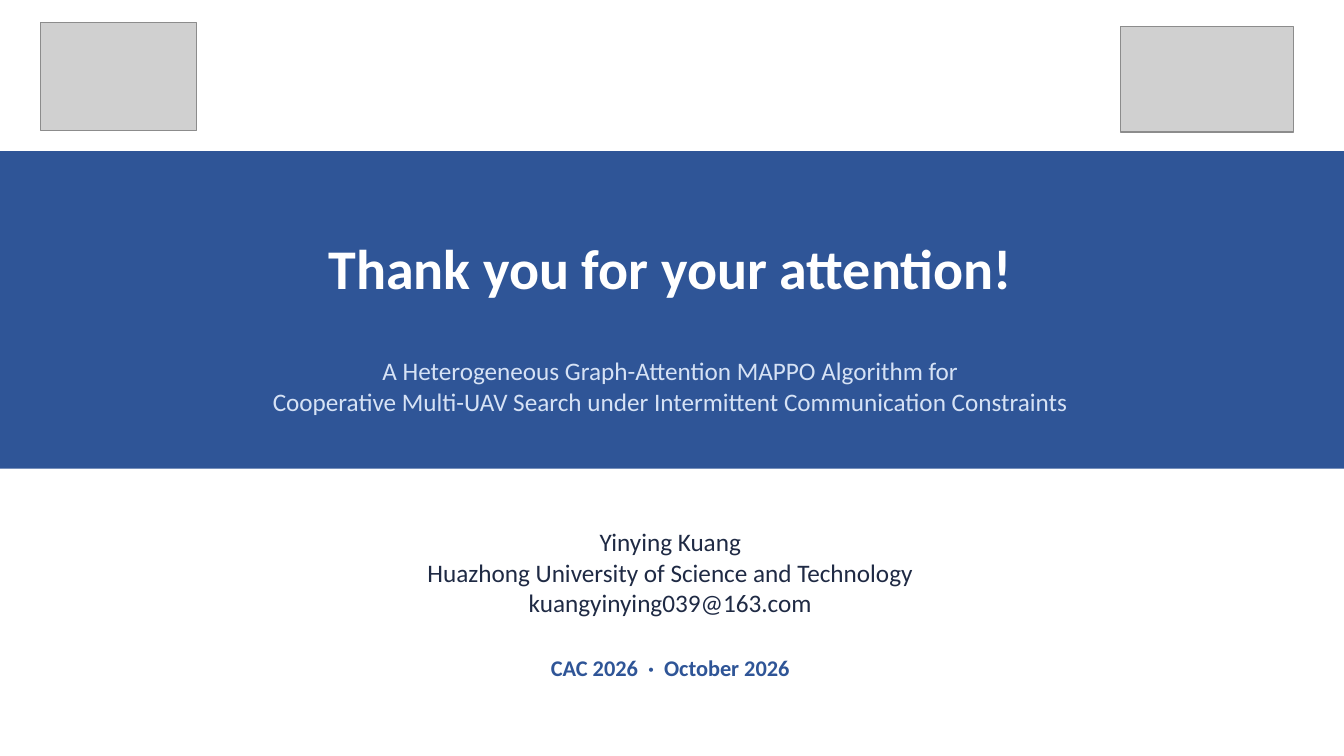
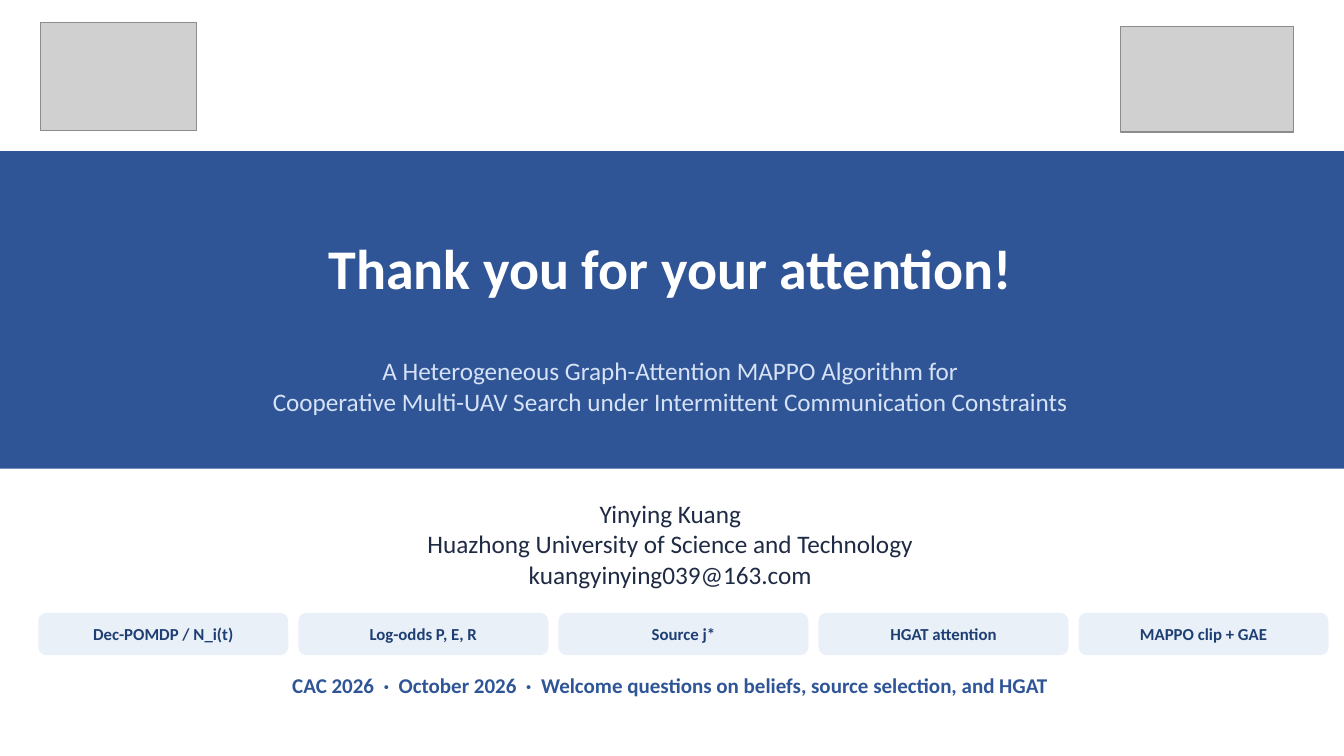
Before and after one commit to kuangyinying039/uav-swarm, a slide deck: slide 13 of presentations/IC-HGAT-MAPPO_CAC2026.pptx. Drawn at 1344x756 pixels with LibreOffice and Linux fonts; fonts in the diff are those of the drawing; grey boxes stand for pictures. Boxes give left, top, right and bottom in pixels: in the first picture for what was removed or moved away, otherwise in the second. Text is boxed around its words. In the diff, an @@ line names an element or a change of style, - is before the commit and + after.

```diff
--- a/presentations/IC-HGAT-MAPPO_CAC2026.pptx
+++ b/presentations/IC-HGAT-MAPPO_CAC2026.pptx
@@ text "Yinying Kuang": place and size @@
-text "Yinying Kuang" at [427,533,912,617]
+text "Yinying Kuang" at [427,505,912,589]
@@ rounded rectangle added at [38,613,288,655], fill #EAF0F8 @@
@@ text added at [93,628,233,643], 12 pt, text #1E3F73, bold @@
+Dec-POMDP / N_i(t)
@@ rounded rectangle added at [298,613,548,655], fill #EAF0F8 @@
@@ text added at [370,628,476,643], 12 pt, text #1E3F73, bold @@
+Log-odds P, E, R
@@ rounded rectangle added at [559,613,809,655], fill #EAF0F8 @@
@@ text added at [652,628,716,643], 12 pt, text #1E3F73, bold @@
+Source j*
@@ rounded rectangle added at [819,613,1069,655], fill #EAF0F8 @@
@@ text added at [890,628,996,640], 12 pt, text #1E3F73, bold @@
+HGAT attention
@@ rounded rectangle added at [1079,613,1329,655], fill #EAF0F8 @@
@@ text added at [1140,628,1267,643], 12 pt, text #1E3F73, bold @@
+MAPPO clip + GAE
@@ text at [292,678,1047,697]: text changed; size 16 to 15 pt @@
-CAC 2026 · October 2026
+CAC 2026 · October 2026 · Welcome questions on beliefs, source selection, and HGAT
```
Also in this commit, not shown: 12 other slides changed, 2 other files.
